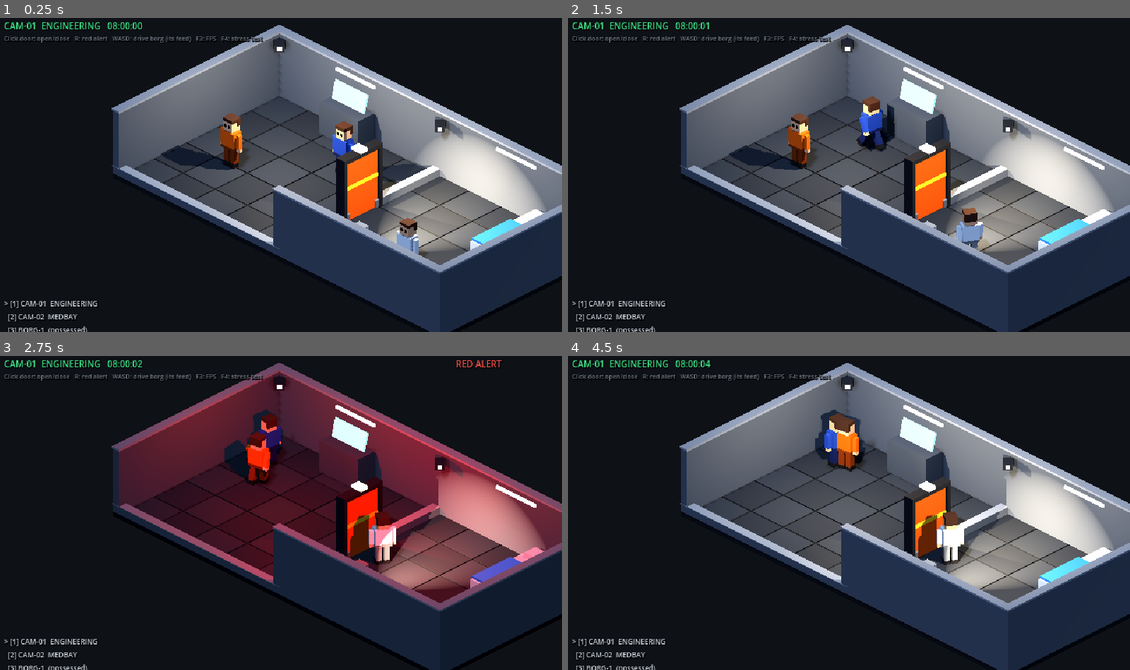
Above: before the commit, frames 1-4 (two rows, left to right).
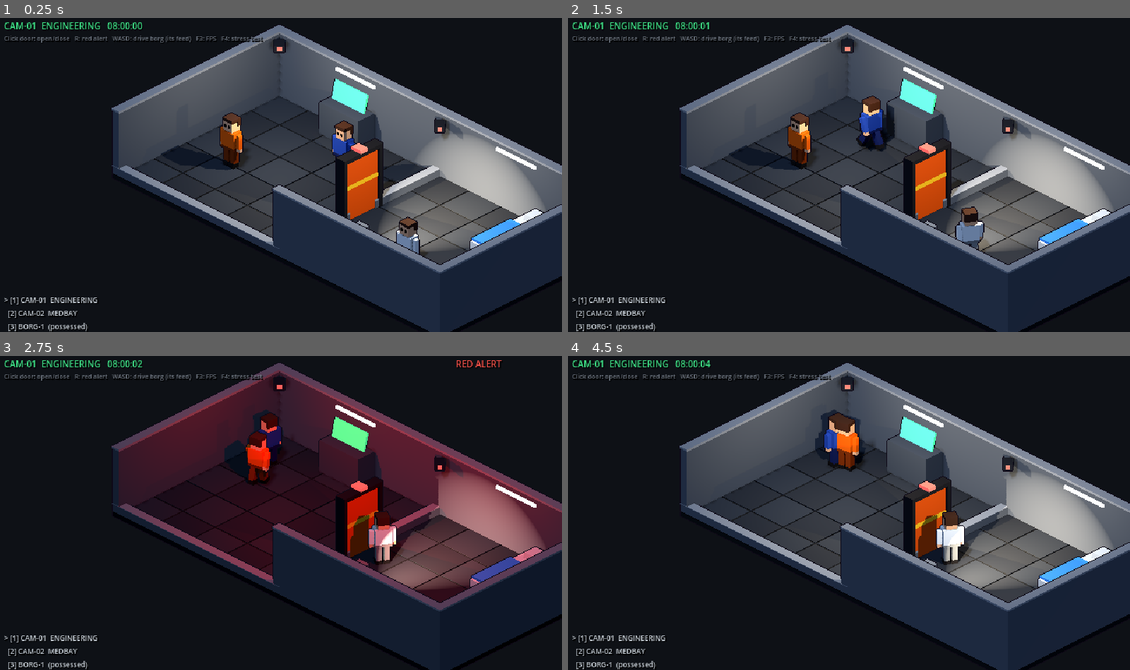
Above: after the commit, the same moments.

Repository: apfpabo/Overseer
Game: Godot game, scene res://scenes/main/main.tscn
The game is run twice, just before and just after one commit, with the same random seed, the same clock (stepped at 60 frames per second) and the same inputs.
Inputs (mouse positions are in pixels of both pictures, inside the frame that each line leads up to):
- Up to frame 1 (0.25 s): no input
- Up to frame 2 (1.5 s): move the mouse to (972, 156) at 0.52 s; hold D 0.53-1.28 s; tap 1 at 0.6 s; click (972, 156) at 0.67 s; move the mouse to (736, 187) at 1.27 s; hold S from 1.28 s (still down); tap 9 at 1.35 s
- Up to frame 3 (2.75 s): move the mouse to (337, 440) at 2.02 s; release S at 2.03 s; hold D from 2.03 s (still down); tap R at 2.1 s
- Up to frame 4 (4.5 s): move the mouse to (820, 575) at 2.77 s; release D at 2.78 s; hold W 2.78-3.53 s; tap 1 at 2.85 s; click (820, 575) at 2.92 s; move the mouse to (1017, 560) at 3.52 s; hold A from 3.53 s (still down); tap 9 at 3.6 s; tap Enter at 4.25 s; move the mouse to (680, 462) at 4.27 s; tap R at 4.35 s

The runs differ from the first frame. In frame 1, 23% of the frame differs, in the area x 0-100%, y 2-100%; in frame 2, 23%; in frame 3, 17%; in frame 4, 22%.

Commit message:
m1: fix pixel look, true colors, add outline pass; Windows export
- SubViewport now renders at a fixed 640x360 (stretch caused full-res 3D)
- Linear tonemap so palette/glow colors match the art test
- 1-pixel depth-based outline around everything (owner request)
- Feed list no longer clipped; softer room light falloff
- Commit Godot-generated .uid files

Co-Authored-By: Claude Opus 5.5 <noreply@anthropic.com>
Claude-Session: https://claude.ai/code/session_0112riLDH5StgB6GGP6QpgMS

Diff:
--- a/scenes/devices/door.gd
+++ b/scenes/devices/door.gd
@@ -61,7 +61,7 @@
 	for side: float in [-1.0, 1.0]:
 		BoxBuilder.box(self, Vector3(0.1, HEIGHT + 0.1, 0.26), Vector3(side * (WIDTH * 0.5 + 0.05), (HEIGHT + 0.1) * 0.5, 0.0), Palette.DOOR_FRAME)
 	BoxBuilder.box(self, Vector3(WIDTH + 0.2, 0.1, 0.26), Vector3(0.0, HEIGHT + 0.05, 0.0), Palette.DOOR_FRAME)
-	_status_light = BoxBuilder.glow_box(self, Vector3(0.22, 0.08, 0.3), Vector3(0.0, HEIGHT + 0.14, 0.0), Palette.DOOR_CLOSED, 3.0)
+	_status_light = BoxBuilder.glow_box(self, Vector3(0.22, 0.08, 0.3), Vector3(0.0, HEIGHT + 0.14, 0.0), Palette.DOOR_CLOSED, 1.0)
 
 	var body := StaticBody3D.new()
 	body.collision_layer = CLICK_LAYER
--- a/scenes/devices/station_camera.gd
+++ b/scenes/devices/station_camera.gd
@@ -13,4 +13,4 @@
 
 func _ready() -> void:
 	BoxBuilder.box(self, Vector3(0.22, 0.16, 0.3), Vector3.ZERO, Palette.CAMERA_BODY)
-	BoxBuilder.glow_box(self, Vector3(0.1, 0.08, 0.06), Vector3(0.0, 0.0, 0.17), Palette.CAMERA_LENS, 3.0)
+	BoxBuilder.glow_box(self, Vector3(0.1, 0.08, 0.06), Vector3(0.0, 0.0, 0.17), Palette.CAMERA_LENS, 1.0)
--- a/scenes/feeds/feed_camera.gd
+++ b/scenes/feeds/feed_camera.gd
@@ -22,6 +22,7 @@
 	near = 0.1
 	far = 200.0
 	_iso_basis = Basis.from_euler(Vector3(deg_to_rad(PITCH_DEGREES), deg_to_rad(YAW_DEGREES), 0.0))
+	add_child(OutlinePass.new())
 
 
 func _process(_delta: float) -> void:
--- /dev/null
+++ b/scenes/feeds/outline_pass.gd
@@ -0,0 +1,65 @@
+class_name OutlinePass
+extends MeshInstance3D
+## Draws a 1-pixel dark outline around everything in the pixel view, like the
+## sprite outline in the approved art test (tools/blender/pixel_lit.py).
+## It's a full-screen quad attached to the feed camera. Its shader reads the
+## depth of each pixel: a pixel gets darkened when a neighbour is clearly
+## closer to the camera, so the line sits just outside each silhouette.
+
+const SHADER_CODE := """
+shader_type spatial;
+render_mode unshaded, depth_draw_never, depth_test_disabled, cull_disabled, fog_disabled, shadows_disabled;
+
+uniform sampler2D depth_tex : hint_depth_texture, filter_nearest, repeat_disable;
+uniform vec4 outline_color : source_color = vec4(0.07, 0.055, 0.1, 1.0);
+// Meters of depth jump that count as an edge. Big enough that sloped floors
+// and wall caps don't get lines, small enough that a person against a wall does.
+uniform float threshold = 0.25;
+
+void vertex() {
+	// Cover the whole screen whatever the camera does.
+	POSITION = vec4(VERTEX.xy, 1.0, 1.0);
+}
+
+float view_depth(vec2 uv, mat4 inv_projection) {
+	float raw = texture(depth_tex, uv).r;
+#if CURRENT_RENDERER == RENDERER_COMPATIBILITY
+	vec3 ndc = vec3(uv, raw) * 2.0 - 1.0;
+#else
+	vec3 ndc = vec3(uv * 2.0 - 1.0, raw);
+#endif
+	vec4 view = inv_projection * vec4(ndc, 1.0);
+	return -view.z / view.w;
+}
+
+void fragment() {
+	vec2 pixel = 1.0 / VIEWPORT_SIZE;
+	float here = view_depth(SCREEN_UV, INV_PROJECTION_MATRIX);
+	float jump = 0.0;
+	jump = max(jump, here - view_depth(SCREEN_UV + vec2(pixel.x, 0.0), INV_PROJECTION_MATRIX));
+	jump = max(jump, here - view_depth(SCREEN_UV - vec2(pixel.x, 0.0), INV_PROJECTION_MATRIX));
+	jump = max(jump, here - view_depth(SCREEN_UV + vec2(0.0, pixel.y), INV_PROJECTION_MATRIX));
+	jump = max(jump, here - view_depth(SCREEN_UV - vec2(0.0, pixel.y), INV_PROJECTION_MATRIX));
+	if (jump < threshold) {
+		discard;
+	}
+	ALBEDO = outline_color.rgb;
+	ALPHA = 1.0;
+}
+"""
+
+
+func _ready() -> void:
+	var quad := QuadMesh.new()
+	quad.size = Vector2(2.0, 2.0)
+	mesh = quad
+	var shader := Shader.new()
+	shader.code = SHADER_CODE
+	var mat := ShaderMaterial.new()
+	mat.shader = shader
+	mat.set_shader_parameter(&"outline_color", Palette.OUTLINE)
+	material_override = mat
+	cast_shadow = GeometryInstance3D.SHADOW_CASTING_SETTING_OFF
+	# The quad is placed by the shader, so never let Godot cull it.
+	extra_cull_margin = 16384.0
+	position = Vector3(0.0, 0.0, -1.0)
--- a/scenes/main/main.gd
+++ b/scenes/main/main.gd
@@ -76,17 +76,20 @@
 func _build_pixel_view() -> void:
 	var pixel_view := SubViewportContainer.new()
 	pixel_view.name = "PixelView"
-	pixel_view.stretch = true
+	# No stretch: with the window's canvas_items scaling, a stretched SubViewport
+	# would render at full window resolution and lose the pixel look. A fixed
+	# 640x360 render, drawn with nearest filtering, gives chunky pixels.
+	pixel_view.stretch = false
 	pixel_view.texture_filter = CanvasItem.TEXTURE_FILTER_NEAREST
 	pixel_view.mouse_filter = Control.MOUSE_FILTER_IGNORE
 	add_child(pixel_view)
 	pixel_view.position = Vector2.ZERO
-	# With stretch on, the SubViewport takes this size: 640x360 render pixels.
 	pixel_view.size = Vector2(PIXEL_SIZE)
 
 	var viewport := SubViewport.new()
 	viewport.name = "SubViewport"
 	viewport.own_world_3d = true
+	viewport.size = PIXEL_SIZE
 	viewport.msaa_3d = Viewport.MSAA_DISABLED
 	pixel_view.add_child(viewport)
 
--- a/scenes/station/station.gd
+++ b/scenes/station/station.gd
@@ -126,7 +126,8 @@
 	_environment.background_color = Palette.BACKGROUND
 	_environment.ambient_light_source = Environment.AMBIENT_SOURCE_COLOR
 	_environment.ambient_light_color = Palette.AMBIENT
-	_environment.tonemap_mode = Environment.TONE_MAPPER_FILMIC
+	# Linear = the art test's "Standard" view transform: palette colors stay true.
+	_environment.tonemap_mode = Environment.TONE_MAPPER_LINEAR
 	var world_environment := WorldEnvironment.new()
 	world_environment.environment = _environment
 	add_child(world_environment)
@@ -145,7 +146,8 @@
 	var center := Vector3(cells.position.x + cells.size.x * 0.5, 0.0, cells.position.y + cells.size.y * 0.5)
 	var lamp := OmniLight3D.new()
 	lamp.position = center + Vector3(0.0, 2.3, 0.0)
-	lamp.omni_range = 6.0
+	lamp.omni_range = 9.0
+	lamp.omni_attenuation = 1.5
 	# Only the two main rooms cast shadows: shadowed lights are the expensive ones.
 	lamp.shadow_enabled = with_camera
 	add_child(lamp)
@@ -208,7 +210,7 @@
 func _build_furniture() -> void:
 	# Engineering: a console with a glowing screen against the back wall.
 	BoxBuilder.box(self, Vector3(1.2, 0.8, 0.5), Vector3(2.5, 0.4, 0.4), Palette.CONSOLE)
-	var screen := BoxBuilder.glow_box(self, Vector3(1.0, 0.45, 0.05), Vector3(2.5, 1.05, 0.3), Palette.SCREEN_GLOW, 2.0)
+	var screen := BoxBuilder.glow_box(self, Vector3(1.0, 0.45, 0.05), Vector3(2.5, 1.05, 0.3), Palette.SCREEN_GLOW, 0.8)
 	screen.rotation.x = deg_to_rad(-15.0)
 	# Medbay: a bed with a blue sheet.
 	BoxBuilder.box(self, Vector3(0.9, 0.45, 1.9), Vector3(8.6, 0.225, 1.25), Palette.BED)
--- a/scenes/ui/hud.gd
+++ b/scenes/ui/hud.gd
@@ -45,7 +45,7 @@
 		lines.append("%s [%d] %s" % [marker, i + 1, names[i]])
 	_feed_list.text = "\n".join(lines)
 	# Keep the list anchored to the bottom whatever its length.
-	_feed_list.position.y = 352.0 - 10.0 * names.size()
+	_feed_list.position.y = 354.0 - _feed_list.get_line_height() * names.size()
 
 
 func set_red_alert(enabled: bool) -> void:
--- a/scripts/models/borg_model.gd
+++ b/scripts/models/borg_model.gd
@@ -13,4 +13,4 @@
 	BoxBuilder.box(self, Vector3(0.10, 0.30, 0.12), Vector3(-0.28, 0.45, 0.04), Palette.BORG_BODY)
 	BoxBuilder.box(self, Vector3(0.10, 0.30, 0.12), Vector3(0.28, 0.45, 0.04), Palette.BORG_BODY)
 	BoxBuilder.box(self, Vector3(0.30, 0.24, 0.28), Vector3(0.0, 0.79, 0.0), Palette.BORG_BODY)
-	BoxBuilder.glow_box(self, Vector3(0.20, 0.06, 0.04), Vector3(0.0, 0.81, 0.15), module_color, 4.0)
+	BoxBuilder.glow_box(self, Vector3(0.20, 0.06, 0.04), Vector3(0.0, 0.81, 0.15), module_color, 1.2)
--- a/scripts/util/palette.gd
+++ b/scripts/util/palette.gd
@@ -10,6 +10,9 @@
 const AI_OK := Color("3ddc84")       # loyal / healthy UI accent
 const AI_WARN := Color("e3b341")
 const AI_ROGUE := Color("f85149")    # subverted / lawless UI accent
+
+# --- Rendering ---
+const OUTLINE := Color("120e1a")     # 1-pixel outline around everything (art test sprite outline)
 
 # --- Station surfaces ---
 const FLOOR_A := Color("3a3f47")
Not shown, added: scenes/actors/borg.gd.uid
Not shown, added: scenes/actors/crew_member.gd.uid
Not shown, added: scenes/devices/door.gd.uid
Not shown, added: scenes/devices/station_camera.gd.uid
Not shown, added: scenes/feeds/feed_camera.gd.uid
Not shown, added: scenes/feeds/outline_pass.gd.uid
Not shown, added: scenes/feeds/static_overlay.gd.uid
Not shown, added: scenes/station/room_builder.gd.uid
Not shown, added: scenes/station/station.gd.uid
Not shown, added: scenes/ui/hud.gd.uid
Not shown, added: scripts/models/borg_model.gd.uid
Not shown, added: scripts/models/box_builder.gd.uid
(and 6 more such lines)
